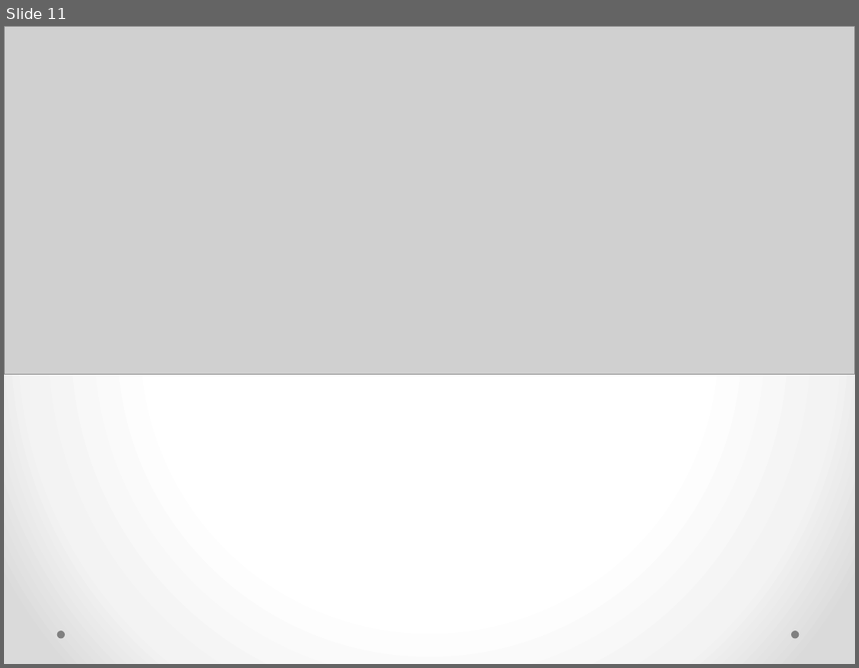
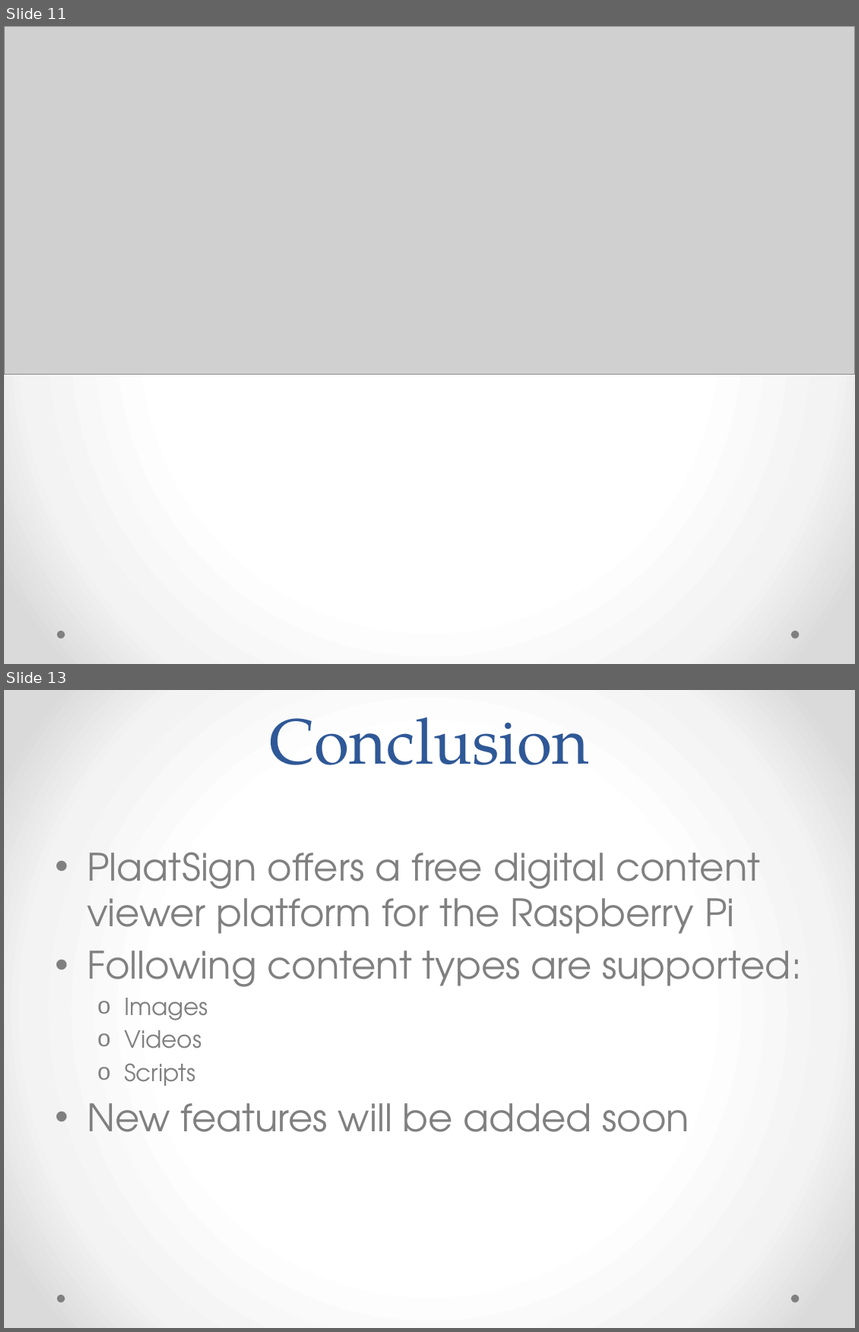
Before and after one commit to plaatsoft/plaatsign, a slide deck: doc/ppt/PlaatSign Design.pptx. Shown one above the other, each under a label of ours: slide 11 before the commit, slides 11 and 13 after it; the slides between them are not shown. The pictures are 859x668 and 859x1332 pixels, drawn with LibreOffice and Linux fonts; fonts in the diff are those of the drawing; grey boxes stand for pictures. Boxes give left, top, right and bottom in pixels: in the first picture for what was removed or moved away, otherwise in the second. Text is boxed around its words. In the diff, an @@ line names an element or a change of style, - is before the commit and + after.

```diff
--- a/doc/ppt/PlaatSign Design.pptx
+++ b/doc/ppt/PlaatSign Design.pptx
@@ slide 13 added at [4,690,855,1328], background gradient #FFFFFF to #F4F4F4 to #DADADA; not listed: 2 template elements that a slide beside it also shows @@
@@ title added at [269,717,589,765], 54 pt, text #2F5897 @@
+Conclusion
@@ text added at [87,852,801,1132], 32 pt, text #808080 @@
+• PlaatSign offers a free digital content viewer platform for the Raspberry Pi
+• Following content types are supported:
+  o Images
+  o Videos
+  o Scripts
+• New features will be added soon
```
Also in this commit, not shown: 3 slides changed, 1 other slide added, 1 slide removed, 3 other files.
